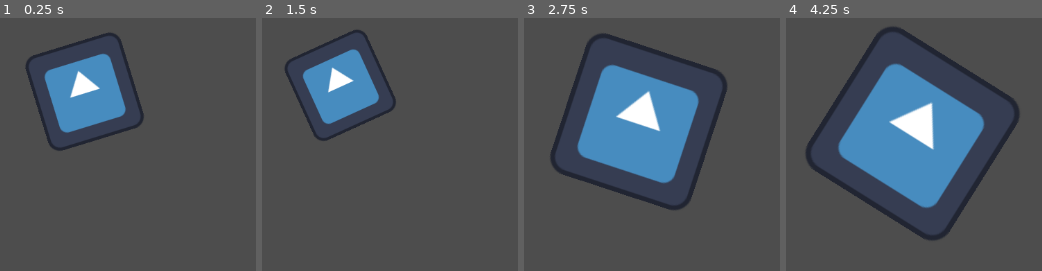
Above: before the commit, frames 1-4 (left to right).
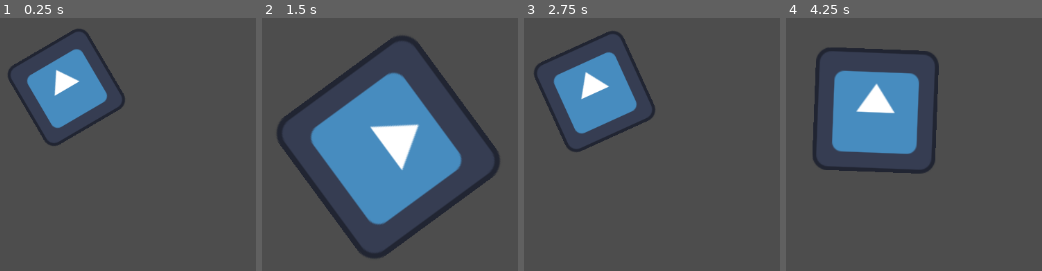
Above: after the commit, the same moments.

Repository: BirdOfAsh/SystemPrototyping
Game: Godot game, scene res://Effect Components/Scenes/effect_test_scene.tscn
The game is run twice, just before and just after one commit, with the same random seed, the same clock (stepped at 60 frames per second) and the same inputs. The project has no main scene, so this scene is started directly. The engine's default icon, where the game draws it, is replaced by a stand-in: a white triangle on a blue panel in a dark square.
Inputs (mouse positions are in pixels of both pictures, inside the frame that each line leads up to):
- Up to frame 1 (0.25 s): no input
- Up to frame 2 (1.5 s): move the mouse to (outside the picture) at 0.52 s; move the mouse to (outside the picture) at 1.27 s
- Up to frame 3 (2.75 s): move the mouse to (723, 28) at 2.02 s
- Up to frame 4 (4.25 s): move the mouse to (865, 215) at 2.77 s; move the mouse to (outside the picture) at 3.52 s

The runs differ from the first frame. In frame 1, 8.7% of the frame differs, in the area x 3-57%, y 4-53%; in frame 2, 30%, in the area x 5-93%, y 4-96%; in frame 3, 21%; in frame 4, 24%.

Commit message:
Added custom icons for effect nodes

Diff:
--- a/Effect Components/Scenes/effect_test_scene.tscn
+++ b/Effect Components/Scenes/effect_test_scene.tscn
@@ -27,13 +27,12 @@
 affected_node = NodePath("..")
 loop = true
 autostart = true
-start_position = Vector2(-40, -40)
-end_position = Vector2(40, 40)
-start_rotation = -25.0
-end_rotation = 40.0
-start_scale = Vector2(1, 1)
+start_position = Vector2(-60.07, -40)
+end_position = Vector2(35.81, 55.635)
+start_rotation = -33.715
+end_rotation = 59.53
 end_scale = Vector2(2, 2)
 trans_type = 7
 ease_type = 2
-tween_duration = 0.8
+tween_duration = 1.2
 metadata/_custom_type_script = "uid://cv1tqomq6d35i"
--- a/Effect Components/node2D_effect.gd
+++ b/Effect Components/node2D_effect.gd
@@ -1,3 +1,4 @@
+@icon("uid://mc5sx2ggbl4q")
 class_name Node2DEffect extends TweenEffect
 ## [Node2DEffect] is an extension of [TweenEffect] and additionally contains
 ## transform and [CanvasItem] parameters.
--- a/project.godot
+++ b/project.godot
@@ -23,6 +23,7 @@
 folder_colors={
 "res://Components/": "gray",
 "res://Effect Components/": "teal",
+"res://Effect Components/Assets/": "purple",
 "res://Resources/": "pink",
 "res://UI/": "green"
 }
Binary file added: Effect Components/Assets/tween_effect_2d_icon.png
Not shown, added: Effect Components/Assets/tween_effect_2d_icon.png.import
Binary file added: Effect Components/Assets/tween_effect_3d_icon.png
Not shown, added: Effect Components/Assets/tween_effect_3d_icon.png.import
Binary file added: Effect Components/Assets/tween_effect_control_icon.png
Not shown, added: Effect Components/Assets/tween_effect_control_icon.png.import
